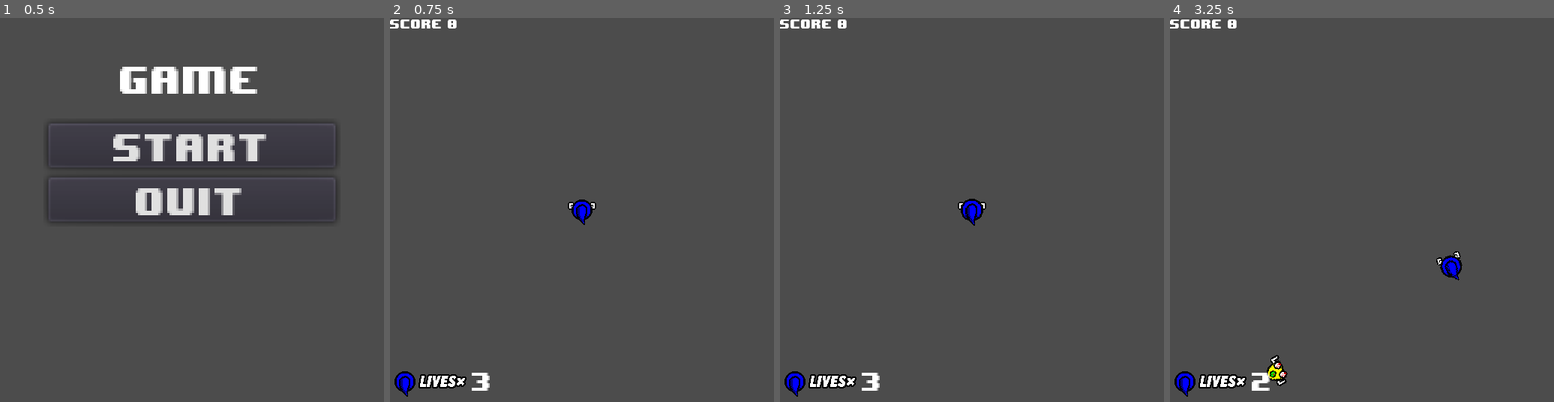
Above: before the commit, frames 1-4 (left to right).
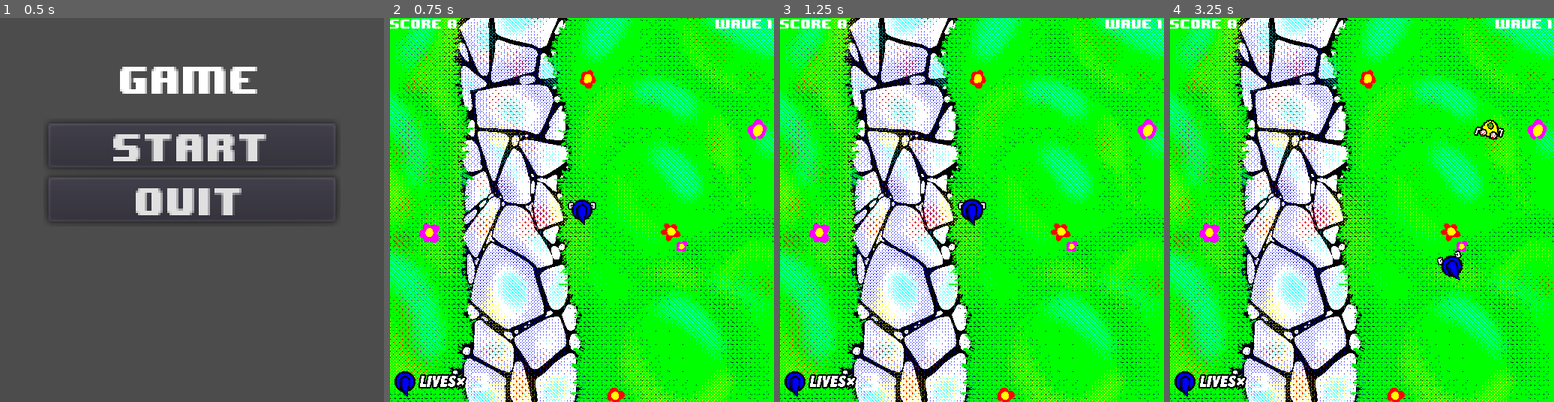
Above: after the commit, the same moments.

Repository: taylorhansen/Blue-vs-The-Sandwich-Invasion
Game: Godot game, scene res://main-menu/MainMenu.tscn
Same seed, same stepped clock (60 frames per second), same inputs: the game is played once before the commit and once after it.
Inputs (mouse positions are in pixels of both pictures, inside the frame that each line leads up to):
- Up to frame 1 (0.5 s): no input
- Up to frame 2 (0.75 s): click "Start" at 0.5 s
- Up to frame 3 (1.25 s): no input
- Up to frame 4 (3.25 s): tap Enter at 1.25 s; move the mouse to (1446, 190) at 1.27 s; press the mouse at (1446, 190) at 1.28 s; hold D (move_right) 1.28-2.03 s; move the mouse to (1285, 229) at 2.02 s; release the mouse at (1285, 229) at 2.03 s; hold S (move_down) 2.03-2.78 s; click (1285, 229) at 2.1 s; move the mouse to (1400, 125) at 2.77 s; press the mouse at (1400, 125) at 2.78 s; hold D (move_right) from 2.78 s (still down)

Frame 1 is identical in both runs. In frame 2, 99% of the frame differs, in the area x 0-100%, y 0-100%; in frame 3, 99%; in frame 4, 99%.

Commit message:
Add background and wave system
Drawn by Player0Gaming.

Diff:
--- a/enemies/enemy/Enemy.tscn
+++ b/enemies/enemy/Enemy.tscn
@@ -12,7 +12,7 @@
 custom_solver_bias = 0.0
 radius = 10.0
 
-[node name="Enemy" type="Area2D" index="0" groups=[
+[node name="Enemy" type="Area2D" groups=[
 "enemies",
 ]]
 
@@ -80,4 +80,6 @@
 anims/Walking = ExtResource( 6 )
 blend_times = [  ]
 
+[connection signal="dead" from="." to="." method="_on_dead"]
+
 [connection signal="fired" from="." to="." method="_on_fired"]
--- a/enemies/enemy/enemy.gd
+++ b/enemies/enemy/enemy.gd
@@ -1,6 +1,7 @@
 extends Area2D
 
 signal fired
+signal dead
 
 # movement speed in pixels/second
 export(float) var MOVEMENT_SPEED = 100
@@ -24,3 +25,9 @@
     Called when being hit by a fireball.
     """
     queue_free()
+
+func _on_dead():
+    """
+    Called when the enemy is now dead.
+    """
+    queue_free()
--- a/fireball/Fireball.tscn
+++ b/fireball/Fireball.tscn
@@ -8,7 +8,7 @@
 custom_solver_bias = 0.0
 radius = 8.0
 
-[node name="Fireball" type="Area2D"]
+[node name="Fireball" type="Area2D" index="0"]
 
 input_pickable = true
 gravity_vec = Vector2( 0, 1 )
--- a/fireball/fireball.gd
+++ b/fireball/fireball.gd
@@ -4,9 +4,6 @@
 
 # speed in pixels/second, must be set during initialization
 var speed = 0
-
-func _ready():
-    $Sprite
 
 func _process(delta):
     # move along the current direction
@@ -19,6 +16,7 @@
     # see if we killed an enemy with fire
     if area.is_in_group("enemies"):
         area.emit_signal("fired")
+        area.emit_signal("dead")
         queue_free()
 
 func _on_Timer_timeout():
--- a/player/player.gd
+++ b/player/player.gd
@@ -1,7 +1,7 @@
 extends Area2D
 
 # emitted when hit by an enemy
-signal hit(enemy)
+signal hit()
 
 # fireball scene
 const FIREBALL = preload("res://fireball/Fireball.tscn")
@@ -64,4 +64,7 @@
     Called when another area collides with this one.
     """
     if area.is_in_group("enemies"):
-        emit_signal("hit", area)
+        # player was hit by an enemy
+        emit_signal("hit")
+        # enemy also dies as a result
+        area.emit_signal("dead")
--- a/world/World.tscn
+++ b/world/World.tscn
@@ -1,12 +1,14 @@
-[gd_scene load_steps=8 format=2]
+[gd_scene load_steps=10 format=2]
 
 [ext_resource path="res://world/world.gd" type="Script" id=1]
 [ext_resource path="res://fonts/8-bit-wonder.tres" type="DynamicFont" id=2]
 [ext_resource path="res://player/Player.tscn" type="PackedScene" id=3]
-[ext_resource path="res://player/hatbase.tga" type="Texture" id=4]
-[ext_resource path="res://player/hattop.tga" type="Texture" id=5]
-[ext_resource path="res://world/LIVES.tga" type="Texture" id=6]
-[ext_resource path="res://world/camera.gd" type="Script" id=7]
+[ext_resource path="res://world/enemies.gd" type="Script" id=4]
+[ext_resource path="res://player/hatbase.tga" type="Texture" id=5]
+[ext_resource path="res://player/hattop.tga" type="Texture" id=6]
+[ext_resource path="res://world/LIVES.tga" type="Texture" id=7]
+[ext_resource path="res://world/background.png" type="Texture" id=8]
+[ext_resource path="res://world/camera.gd" type="Script" id=9]
 
 [node name="World" type="Node"]
 
@@ -182,12 +184,14 @@
 
 [node name="Enemies" type="Node" parent="." index="2"]
 
+script = ExtResource( 4 )
+
 [node name="SpawnTimer" type="Timer" parent="Enemies" index="0"]
 
 process_mode = 1
 wait_time = 1.0
 one_shot = false
-autostart = true
+autostart = false
 
 [node name="HUD" type="CanvasLayer" parent="." index="3"]
 
@@ -270,11 +274,44 @@
 size_flags_vertical = 4
 custom_fonts/font = ExtResource( 2 )
 text = "Score:"
+valign = 1
 percent_visible = 1.0
 lines_skipped = 0
 max_lines_visible = -1
 
-[node name="Screen" type="Camera2D" parent="." index="4"]
+[node name="Wave" type="Label" parent="HUD" index="2"]
+
+anchor_left = 0.0
+anchor_top = 0.0
+anchor_right = 0.0
+anchor_bottom = 0.0
+margin_left = 471.0
+margin_right = 511.0
+margin_bottom = 14.0
+grow_horizontal = 0
+rect_pivot_offset = Vector2( 0, 0 )
+rect_clip_content = false
+mouse_filter = 2
+mouse_default_cursor_shape = 0
+size_flags_horizontal = 1
+size_flags_vertical = 4
+custom_fonts/font = ExtResource( 2 )
+text = "Wave:"
+align = 2
+valign = 1
+percent_visible = 1.0
+lines_skipped = 0
+max_lines_visible = -1
+_sections_unfolded = [ "custom_fonts" ]
+
+[node name="Background" type="Sprite" parent="." index="4"]
+
+z_index = -3
+texture = ExtResource( 8 )
+centered = false
+_sections_unfolded = [ "Z Index" ]
+
+[node name="Screen" type="Camera2D" parent="." index="5"]
 
 pause_mode = 2
 anchor_mode = 0
@@ -317,6 +354,8 @@
 
 [connection signal="hit" from="Player" to="." method="_on_Player_hit"]
 
-[connection signal="timeout" from="Enemies/SpawnTimer" to="." method="_on_SpawnTimer_timeout"]
+[connection signal="wave_changed" from="Enemies" to="." method="_update_wave"]
+
+[connection signal="timeout" from="Enemies/SpawnTimer" to="Enemies" method="_on_SpawnTimer_timeout"]
 
 [connection signal="timeout" from="Screen/Timer" to="Screen" method="_on_Timer_timeout"]
--- /dev/null
+++ b/world/enemies.gd
@@ -0,0 +1,77 @@
+extends Node
+
+signal wave_changed
+
+const ENEMY = preload("res://enemies/enemy/Enemy.tscn")
+
+onready var player = get_parent().get_node("Player")
+
+# current wave
+var wave = 0
+
+# amount of enemies to spawn
+var to_spawn = 0
+
+# amount of enemies that have been spawned
+var spawned = 0
+
+# amount of enemies that are killed
+var killed = 0
+
+func _ready():
+    _next_wave()
+
+func _on_SpawnTimer_timeout():
+    """
+    Called when the SpawnTimer runs out to spawn a new enemy.
+    """
+    # spawn an enemy
+    var enemy = ENEMY.instance()
+
+    # set its position along the perimeter of the viewport
+    var pos
+    var bounds = get_viewport().size
+    var side = randi() % 4
+    if side == 0: # top
+        pos = Vector2(rand_range(0, bounds.x), 0)
+    elif side == 1: # right
+        pos = Vector2(0, rand_range(0, bounds.y))
+    elif side == 2: # bottom
+        pos = Vector2(rand_range(0, bounds.x), bounds.y)
+    elif side == 3: # left
+        pos = Vector2(bounds.x, rand_range(0, bounds.y))
+    enemy.global_position = pos
+
+    # other initialization
+    enemy.player = player
+    enemy.connect("dead", self, "_on_Enemy_dead")
+    enemy.connect("fired", get_parent(), "_on_Enemy_fired")
+    add_child(enemy)
+
+    # update spawn counter
+    spawned += 1
+    if spawned >= to_spawn:
+        # current wave has finished spawning enemies
+        $SpawnTimer.stop()
+
+func _on_Enemy_dead():
+    """
+    Called when an enemy is killed.
+    """
+    killed += 1
+    if killed >= to_spawn:
+        # all enemies have been killed
+        _next_wave()
+
+func _next_wave():
+    """
+    Advances to the next wave.
+    """
+    $SpawnTimer.start()
+    wave += 1
+    to_spawn = int(wave * log(wave + 1) + 1)
+    spawned = 0
+    killed = 0
+    $SpawnTimer.wait_time = 2.0 / wave
+    print("spawn time: ", $SpawnTimer.wait_time, " to_spawn: ", to_spawn)
+    emit_signal("wave_changed")
--- a/world/world.gd
+++ b/world/world.gd
@@ -1,11 +1,6 @@
 extends Node
 
-# enemy scene
-const ENEMY = preload("res://enemies/enemy/Enemy.tscn")
-
 const SCORE_PER_ENEMY = 25
-
-onready var player = $Player
 
 # current score
 var score = 0
@@ -14,43 +9,14 @@
 var lives = 3
 
 func _ready():
-    # initialize score label
     _update_score()
-
-    # update the lives counter
+    _update_wave()
     _update_lives()
 
-    # seed the random number generator
-    randomize()
-
-func _on_SpawnTimer_timeout():
-    # spawn an enemy
-    var enemy = ENEMY.instance()
-
-    # set its position along the perimeter of the viewport
-    var pos
-    var bounds = get_viewport().size
-    var side = randi() % 4
-    if side == 0: # top
-        pos = Vector2(rand_range(0, bounds.x), 0)
-    elif side == 1: # right
-        pos = Vector2(0, rand_range(0, bounds.y))
-    elif side == 2: # bottom
-        pos = Vector2(rand_range(0, bounds.x), bounds.y)
-    elif side == 3: # left
-        pos = Vector2(bounds.x, rand_range(0, bounds.y))
-    enemy.global_position = pos
-
-    # other initialization
-    enemy.player = player
-    enemy.connect("fired", self, "_on_Enemy_fired")
-    $Enemies.add_child(enemy)
-
-func _on_Player_hit(enemy):
+func _on_Player_hit():
     """
     Called when the player is hit and loses a life.
     """
-    enemy.queue_free()
     lives -= 1
     _update_lives()
     $Screen.shake()
@@ -69,18 +35,6 @@
     # update score label
     _update_score()
 
-func _update_score():
-    """
-    Updates the score indicator in the HUD.
-    """
-    $HUD/Score.text = "Score: " + str(score)
-
-func _update_lives():
-    """
-    Updates the life indicator in the HUD.
-    """
-    $HUD/Lives/LifeCounter.text = str(lives)
-
 func _on_Quit_pressed():
     """
     Called when clicking the Quit button.
@@ -94,3 +48,22 @@
     """
     get_tree().change_scene("res://world/World.tscn")
     get_tree().paused = false
+
+func _update_score():
+    """
+    Updates the score indicator in the HUD.
+    """
+    $HUD/Score.text = "Score: " + str(score)
+
+func _update_wave():
+    """
+    Updates the wave indicator in the HUD. Called when the current wave is
+    changed in the Enemies node.
+    """
+    $HUD/Wave.text = "Wave: " + str($Enemies.wave)
+
+func _update_lives():
+    """
+    Updates the life indicator in the HUD.
+    """
+    $HUD/Lives/LifeCounter.text = str(lives)
Not shown: 3 places in world/World.tscn that only renumber resources
Binary file added: world/background.png
Not shown, added: world/background.png.import
